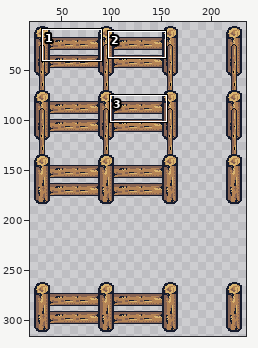
Edited in one commit: pixel-art file (Entities/Structures/target/classes/structuresprites/Fence.aseprite). The first picture is a wide view before the edit; the outline marks the close-up.
Close-up. Before:
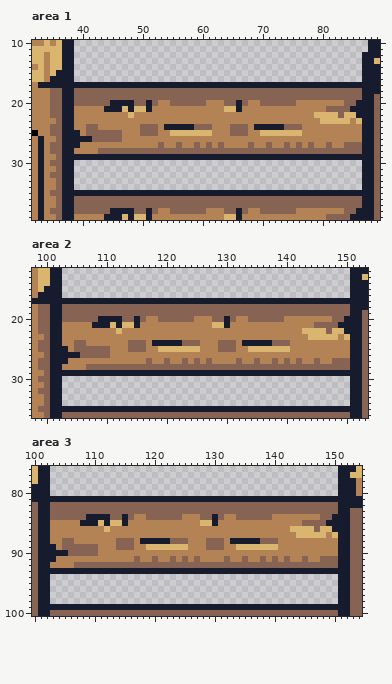
256x384 pixels, 1 frame. Shown: area 1: x 32..89, y 10..39; area 2: x 98..153, y 12..36; area 3: x 100..154, y 76..100. The old version is drawn lined up with the new one. The wide view leaves out empty margins. The commit also changed other parts of the picture, which this record leaves out.
Now the later version:
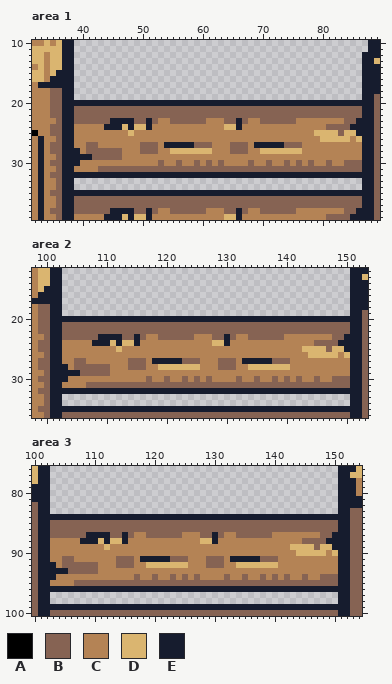
Palette (. is transparent): A #000000  B #866353  C #b48355  D #dab570  E #161c2e
Diff:
whole drawing moved by +0,-44 (the old picture is shown already moved)
Area 1:
y 17: x 39..86 EEEEEEEEEEEEEEEEEEEEEEEEEEEEEEEEEEEEEEEEEEEEEEEE -> ................................................
y 18..19: x 39..86 BBBBBBBBBBBBBBBBBBBBBBBBBBBBBBBBBBBBBBBBBBBBBBBB -> ................................................
y 20: x 39..44 BBBBBB -> EEEEEE; x 49..50 BB -> EE; x 52..65 BCCBBBBBBCCCBB -> EEEEEEEEEEEEEE; x 67..85 BCCBBBBBBCCCCCCCCBB -> EEEEEEEEEEEEEEEEEEE
y 21: x 39..80 CCCCCEEEDEDDECCCCCCCCCCCCDDECCCCCCCCCCCCCC -> BBBBBBBBBBBBBBBBBBBBBBBBBBBBBBBBBBBBBBBBBB; x 85..86 EE -> BB
y 22: x 39..82 CCCCCCCCCDCCCCCCCCCCCCCCCCCCCCCCCCCCCCCCDDDD -> BBBBBBBBBBBBBBBBBBBBBBBBBBBBBBBBBBBBBBBBBBBB; x 84..86 DDE -> BBB
y 23: x 39..52 CCCCCCCCCCCCCC -> BBBBBBEEEEBBEB; x 55..60 CCCCCC -> BBBBBB; x 64..67 CCCC -> BBEB; x 70..75 CCCCCC -> BBBBBB; x 80..86 DDDDDCD -> CCCCBBE
y 24: x 41..42 BB -> CC; x 44..52 CCCCCCBBB -> EEEDEDDEC; x 54..61 EEEEEBBB -> CCCCCCCC; x 64..67 CBBB -> DDEC; x 69..76 EEEEEBBB -> CCCCCCCC; x 81..86 CCCCCC -> BBBBEE
y 25: x 39 E -> C; x 41..46 BBBBBB -> CCCCCC; x 48 C -> D; x 50..52 BBB -> CCC; x 55..61 DDDDDDD -> CCCCCCC; x 65..67 BBB -> CCC; x 70..76 DDDDDDD -> CCCCCCC; x 79..86 CCCCCCCC -> DDDDBDDE
y 26: x 39..46 EEEBBBBB -> CCCCCCCC; x 80..84 CCCCC -> DDDDD; x 86 C -> D
y 27: x 39 E -> C; x 41..42 CC -> BB; x 50..58 CCCBCCBCC -> BBBCEEEEE; x 60 C -> B; x 63 B -> C; x 65..73 CCCBCCBCC -> BBBCEEEEE; x 75 C -> B; x 78 B -> C; x 81 B -> C; x 84..86 BBB -> CCC
y 28: x 39 C -> E; x 41..42 CC -> BB; x 47..49 BBB -> CCC; x 53..64 BBBBBBBBBBBB -> CCDDDDDDDCCC; x 68..86 BBBBBBBBBBBBBBBBBBB -> CCDDDDDDDCCCCCCCCCC
y 29: x 42..86 EEEEEEEEEEEEEEEEEEEEEEEEEEEEEEEEEEEEEEEEEEEEE -> BBBBBCCCCCCCCCCCCCCCCCCCCCCCCCCCCCCCCCCCCCCCC
y 30: x 39..86 ................................................ -> ECCCCCCCCCCCCCBCCBCCBCBCBCCCCBCCBCCBCBCBCCBCCBBB
y 31: x 39..86 ................................................ -> CCCCBBBBBBBBBBBBBBBBBBBBBBBBBBBBBBBBBBBBBBBBBBBB
y 32: x 39..86 ................................................ -> EEEEEEEEEEEEEEEEEEEEEEEEEEEEEEEEEEEEEEEEEEEEEEEE
Area 2:
y 17: x 103..150 EEEEEEEEEEEEEEEEEEEEEEEEEEEEEEEEEEEEEEEEEEEEEEEE -> ................................................
y 18..19: x 103..150 BBBBBBBBBBBBBBBBBBBBBBBBBBBBBBBBBBBBBBBBBBBBBBBB -> ................................................
y 20: x 103..108 BBBBBB -> EEEEEE; x 113..114 BB -> EE; x 116..129 BCCBBBBBBCCCBB -> EEEEEEEEEEEEEE; x 131..149 BCCBBBBBBCCCCCCCCBB -> EEEEEEEEEEEEEEEEEEE
y 21: x 103..144 CCCCCEEEDEDDECCCCCCCCCCCCDDECCCCCCCCCCCCCC -> BBBBBBBBBBBBBBBBBBBBBBBBBBBBBBBBBBBBBBBBBB; x 149..150 EE -> BB
y 22: x 103..146 CCCCCCCCCDCCCCCCCCCCCCCCCCCCCCCCCCCCCCCCDDDD -> BBBBBBBBBBBBBBBBBBBBBBBBBBBBBBBBBBBBBBBBBBBB; x 148..150 DDE -> BBB
y 23: x 103..116 CCCCCCCCCCCCCC -> BBBBBBEEEEBBEB; x 119..124 CCCCCC -> BBBBBB; x 128..131 CCCC -> BBEB; x 134..139 CCCCCC -> BBBBBB; x 144..150 DDDDDCD -> CCCCBBE
y 24: x 105..106 BB -> CC; x 108..116 CCCCCCBBB -> EEEDEDDEC; x 118..125 EEEEEBBB -> CCCCCCCC; x 128..131 CBBB -> DDEC; x 133..140 EEEEEBBB -> CCCCCCCC; x 145..150 CCCCCC -> BBBBEE
y 25: x 103 E -> C; x 105..110 BBBBBB -> CCCCCC; x 112 C -> D; x 114..116 BBB -> CCC; x 119..125 DDDDDDD -> CCCCCCC; x 129..131 BBB -> CCC; x 134..140 DDDDDDD -> CCCCCCC; x 143..150 CCCCCCCC -> DDDDBDDE
y 26: x 103..110 EEEBBBBB -> CCCCCCCC; x 144..148 CCCCC -> DDDDD; x 150 C -> D
y 27: x 103 E -> C; x 105..106 CC -> BB; x 114..122 CCCBCCBCC -> BBBCEEEEE; x 124 C -> B; x 127 B -> C; x 129..137 CCCBCCBCC -> BBBCEEEEE; x 139 C -> B; x 142 B -> C; x 145 B -> C; x 148..150 BBB -> CCC
y 28: x 103 C -> E; x 105..106 CC -> BB; x 111..113 BBB -> CCC; x 117..128 BBBBBBBBBBBB -> CCDDDDDDDCCC; x 132..150 BBBBBBBBBBBBBBBBBBB -> CCDDDDDDDCCCCCCCCCC
y 29: x 106..150 EEEEEEEEEEEEEEEEEEEEEEEEEEEEEEEEEEEEEEEEEEEEE -> BBBBBCCCCCCCCCCCCCCCCCCCCCCCCCCCCCCCCCCCCCCCC
y 30: x 103..150 ................................................ -> ECCCCCCCCCCCCCBCCBCCBCBCBCCCCBCCBCCBCBCBCCBCCBBB
y 31: x 103..150 ................................................ -> CCCCBBBBBBBBBBBBBBBBBBBBBBBBBBBBBBBBBBBBBBBBBBBB
y 32: x 103..150 ................................................ -> EEEEEEEEEEEEEEEEEEEEEEEEEEEEEEEEEEEEEEEEEEEEEEEE
Area 3:
y 81: x 103..150 EEEEEEEEEEEEEEEEEEEEEEEEEEEEEEEEEEEEEEEEEEEEEEEE -> ................................................
y 82..83: x 103..150 BBBBBBBBBBBBBBBBBBBBBBBBBBBBBBBBBBBBBBBBBBBBBBBB -> ................................................
y 84: x 103..108 BBBBBB -> EEEEEE; x 113..114 BB -> EE; x 116..129 BCCBBBBBBCCCBB -> EEEEEEEEEEEEEE; x 131..149 BCCBBBBBBCCCCCCCCBB -> EEEEEEEEEEEEEEEEEEE
y 85: x 103..144 CCCCCEEEDEDDECCCCCCCCCCCCDDECCCCCCCCCCCCCC -> BBBBBBBBBBBBBBBBBBBBBBBBBBBBBBBBBBBBBBBBBB; x 149..150 EE -> BB
y 86: x 103..146 CCCCCCCCCDCCCCCCCCCCCCCCCCCCCCCCCCCCCCCCDDDD -> BBBBBBBBBBBBBBBBBBBBBBBBBBBBBBBBBBBBBBBBBBBB; x 148..150 DDE -> BBB
y 87: x 103..116 CCCCCCCCCCCCCC -> BBBBBBEEEEBBEB; x 119..124 CCCCCC -> BBBBBB; x 128..131 CCCC -> BBEB; x 134..139 CCCCCC -> BBBBBB; x 144..150 DDDDDCD -> CCCCBBE
y 88: x 105..106 BB -> CC; x 108..116 CCCCCCBBB -> EEEDEDDEC; x 118..125 EEEEEBBB -> CCCCCCCC; x 128..131 CBBB -> DDEC; x 133..140 EEEEEBBB -> CCCCCCCC; x 145..150 CCCCCC -> BBBBEE
y 89: x 103 E -> C; x 105..110 BBBBBB -> CCCCCC; x 112 C -> D; x 114..116 BBB -> CCC; x 119..125 DDDDDDD -> CCCCCCC; x 129..131 BBB -> CCC; x 134..140 DDDDDDD -> CCCCCCC; x 143..150 CCCCCCCC -> DDDDBDDE
y 90: x 103..110 EEEBBBBB -> CCCCCCCC; x 144..148 CCCCC -> DDDDD; x 150 C -> D
y 91: x 103 E -> C; x 105..106 CC -> BB; x 114..122 CCCBCCBCC -> BBBCEEEEE; x 124 C -> B; x 127 B -> C; x 129..137 CCCBCCBCC -> BBBCEEEEE; x 139 C -> B; x 142 B -> C; x 145 B -> C; x 148..150 BBB -> CCC
y 92: x 103 C -> E; x 105..106 CC -> BB; x 111..113 BBB -> CCC; x 117..128 BBBBBBBBBBBB -> CCDDDDDDDCCC; x 132..150 BBBBBBBBBBBBBBBBBBB -> CCDDDDDDDCCCCCCCCCC
y 93: x 106..150 EEEEEEEEEEEEEEEEEEEEEEEEEEEEEEEEEEEEEEEEEEEEE -> BBBBBCCCCCCCCCCCCCCCCCCCCCCCCCCCCCCCCCCCCCCCC
y 94: x 103..150 ................................................ -> ECCCCCCCCCCCCCBCCBCCBCBCBCCCCBCCBCCBCBCBCCBCCBBB
y 95: x 103..150 ................................................ -> CCCCBBBBBBBBBBBBBBBBBBBBBBBBBBBBBBBBBBBBBBBBBBBB
y 96: x 103..150 ................................................ -> EEEEEEEEEEEEEEEEEEEEEEEEEEEEEEEEEEEEEEEEEEEEEEEE
Pixel boxes of the changes (left, top, right, bottom) in both close-ups:
changed: (74, 82, 362, 178)
changed: (62, 298, 350, 394)
changed: (50, 496, 338, 592)
